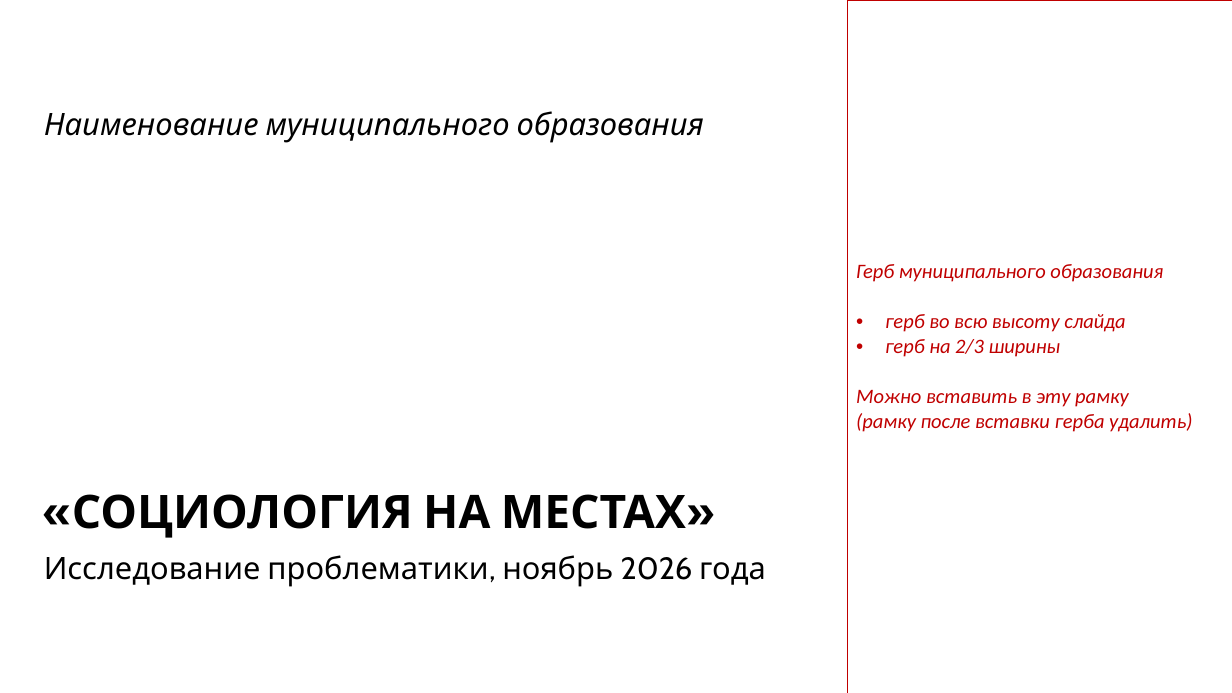
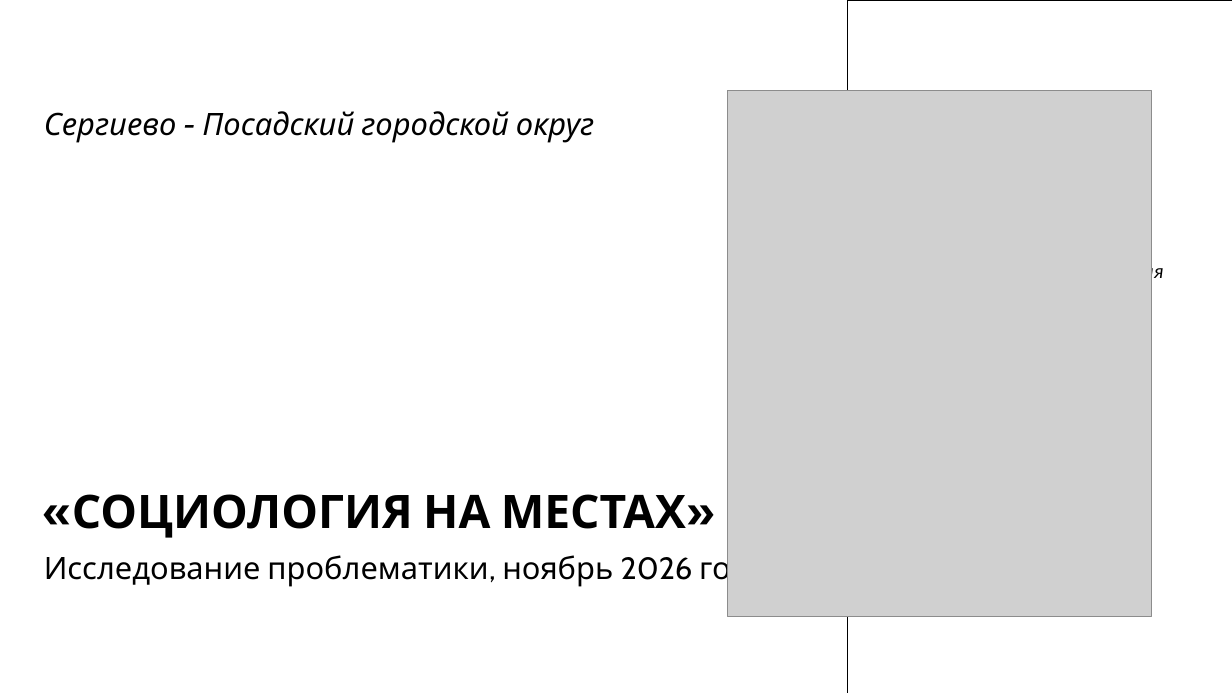
Before and after one commit to einarrharaldsson-tech/oprosy_spgo, a slide deck: slide 1 of client/src/assets/report/problematika-template.pptx. Drawn at 1232x693 pixels with LibreOffice and Linux fonts; fonts in the diff are those of the drawing; grey boxes stand for pictures. Boxes give left, top, right and bottom in pixels: in the first picture for what was removed or moved away, otherwise in the second. Text is boxed around its words. In the diff, an @@ line names an element or a change of style, - is before the commit and + after.

```diff
--- a/client/src/assets/report/problematika-template.pptx
+++ b/client/src/assets/report/problematika-template.pptx
@@ table at (x1=848, y1=0, x2=1232, y2=693) @@
-row 1, column 1: Герб муниципального образования / герб во всю высоту слайда / герб на 2/3 ширины / Можно вставить в эту рамку / (рамку после вставки герба удалить)
+row 1, column 1: Герб муниципального образования
@@ borders changed @@
@@ text at (x1=44, y1=111, x2=594, y2=143): text changed @@
-Наименование муниципального образования
+Сергиево - Посадский городской округ
@@ picture added at (x1=727, y1=91, x2=1152, y2=616) @@
```
Also in this commit, not shown: 8 other slides changed, 3 slides added, 5 slides removed, 2 other files.
